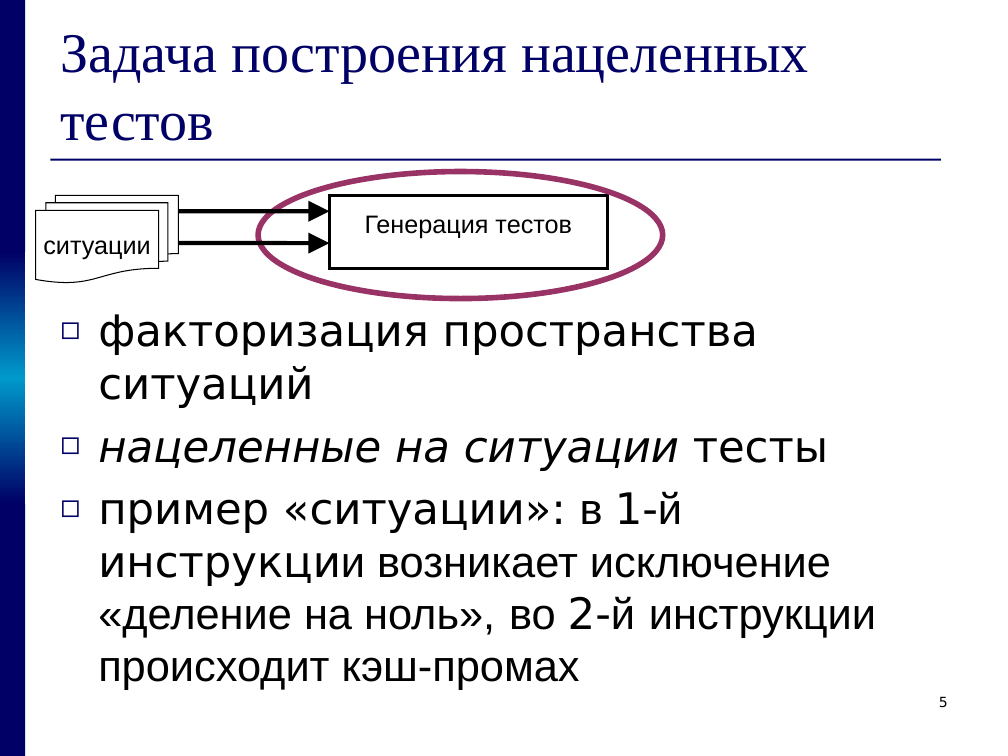
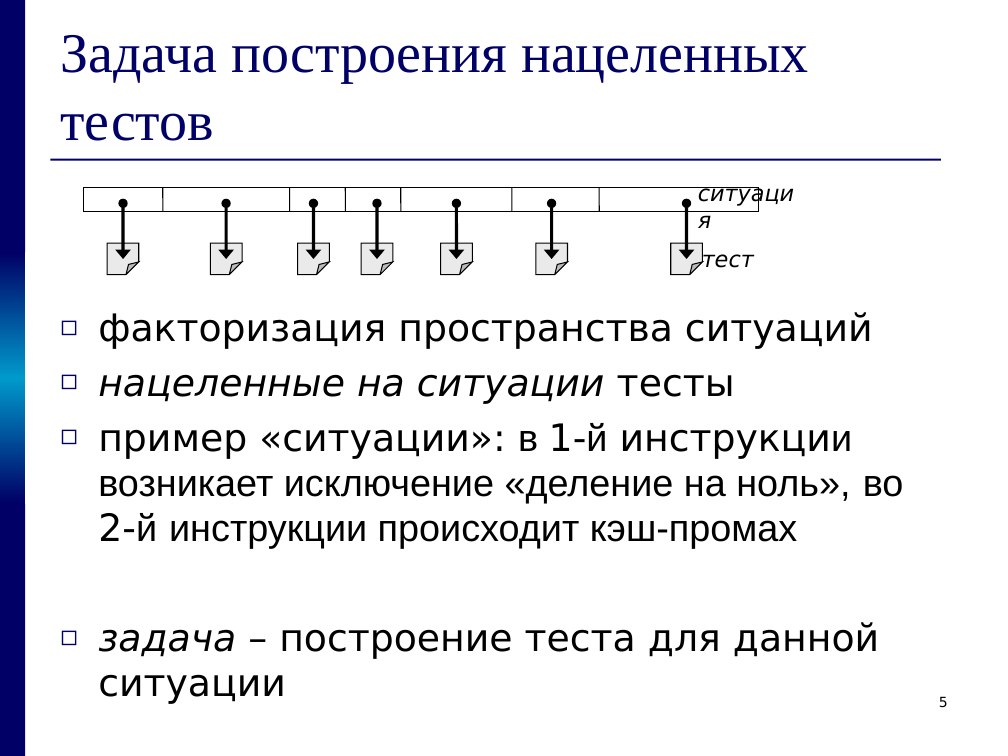
Before and after one commit to kornevgen/tesla-project, a slide deck: slide 5 of papers/THESIS/talks/pred/prethesis9.ppt. Drawn at 1008x756 pixels with LibreOffice and Linux fonts; fonts in the diff are those of the drawing. Boxes give left, top, right and bottom in pixels: in the first picture for what was removed or moved away, otherwise in the second. Text is boxed around its words. In the diff, an @@ line names an element or a change of style, - is before the commit and + after.

```diff
--- a/papers/THESIS/talks/pred/prethesis9.ppt
+++ b/papers/THESIS/talks/pred/prethesis9.ppt
@@ ellipse removed at <box>258,171,662,298</box> @@
@@ text added at <box>688,174,812,212</box>, 16 pt, text #000000, italic @@
+ситуация
@@ flow chart multidocument removed at <box>35,196,178,283</box> @@
-ситуации
@@ rectangle added at <box>84,187,758,212</box>, outline #000000 0.74 pt @@
@@ double arrow added from (123, 204) to (123, 259), #000000 2.24 pt @@
@@ line added from (162, 187) to (162, 212), #000000 0.74 pt @@
@@ double arrow added from (226, 204) to (226, 259), #000000 2.24 pt @@
@@ line added from (289, 187) to (289, 212), #000000 0.74 pt @@
@@ double arrow added from (313, 204) to (313, 259), #000000 2.24 pt @@
@@ rectangle removed at <box>330,196,608,269</box> @@
-Генерация тестов
@@ line added from (346, 187) to (346, 212), #000000 0.74 pt @@
@@ double arrow added from (377, 204) to (377, 259), #000000 2.24 pt @@
@@ line added from (401, 187) to (401, 212), #000000 0.74 pt @@
@@ double arrow added from (457, 204) to (457, 259), #000000 2.24 pt @@
@@ line added from (512, 187) to (512, 212), #000000 0.74 pt @@
@@ double arrow added from (551, 204) to (551, 259), #000000 2.24 pt @@
@@ line added from (599, 187) to (599, 212), #000000 0.74 pt @@
@@ double arrow added from (686, 204) to (686, 259), #000000 2.24 pt @@
@@ arrow removed from (178, 212) to (330, 212) @@
@@ folded corner added at <box>107,243,138,274</box>, fill #EAEAEA, outline #000000 0.74 pt @@
@@ arrow removed from (178, 243) to (330, 243) @@
@@ folded corner added at <box>211,243,242,274</box>, fill #EAEAEA, outline #000000 0.74 pt @@
@@ folded corner added at <box>297,243,329,274</box>, fill #EAEAEA, outline #000000 0.74 pt @@
@@ folded corner added at <box>361,243,392,274</box>, fill #EAEAEA, outline #000000 0.74 pt @@
@@ folded corner added at <box>440,243,472,274</box>, fill #EAEAEA, outline #000000 0.74 pt @@
@@ folded corner added at <box>536,243,568,274</box>, fill #EAEAEA, outline #000000 0.74 pt @@
@@ folded corner added at <box>670,243,702,274</box>, fill #EAEAEA, outline #000000 0.74 pt @@
@@ text added at <box>702,248,754,268</box>, 16 pt, text #000000, italic @@
+тест
@@ text at <box>98,312,904,549</box>: size 31 to 27 pt in "факторизация пространства ситуаций", "нацеленные на ситуации тесты", "пример «ситуации»: в 1-й инструкции возникает исключение ..." @@
@@ text at <box>98,622,879,704</box>: paragraph added @@
+◻ задача – построение теста для данной ситуации
```
Also in this commit, not shown: 6 other slides changed, 9 slides added, 18 slides removed.
